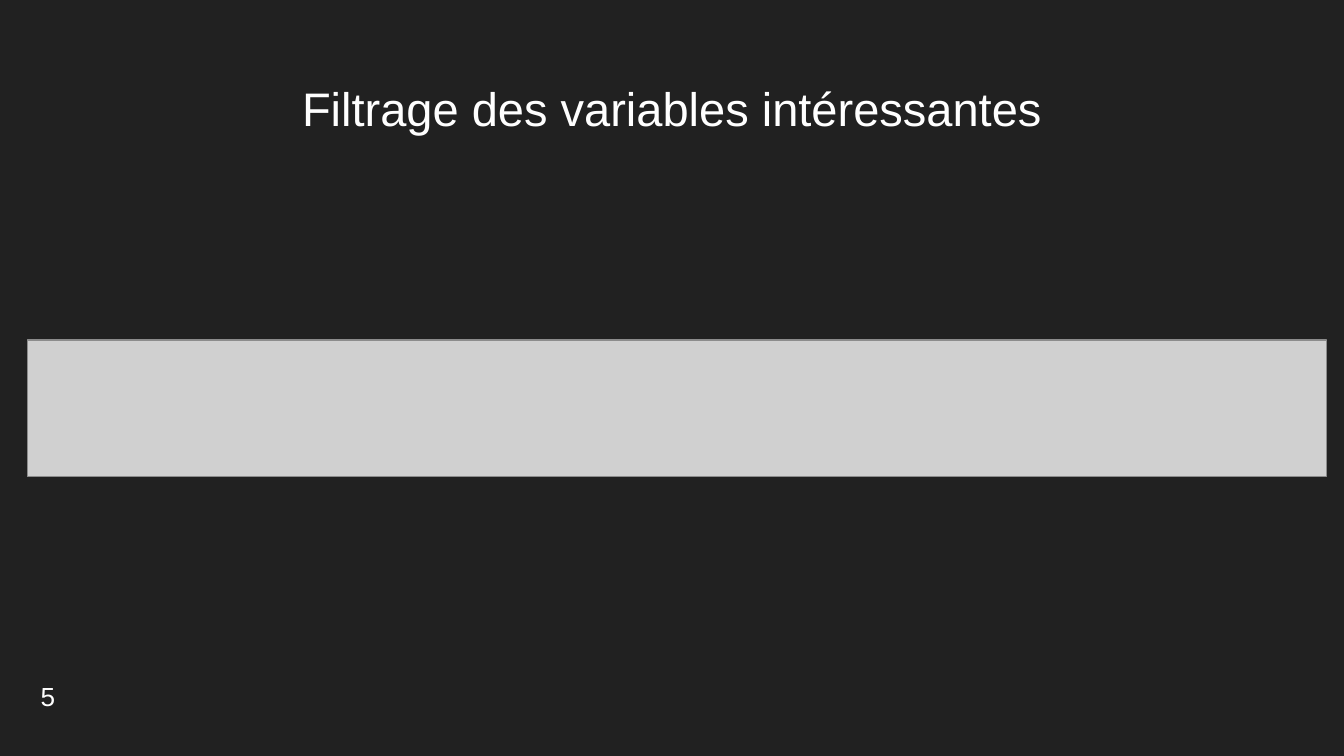
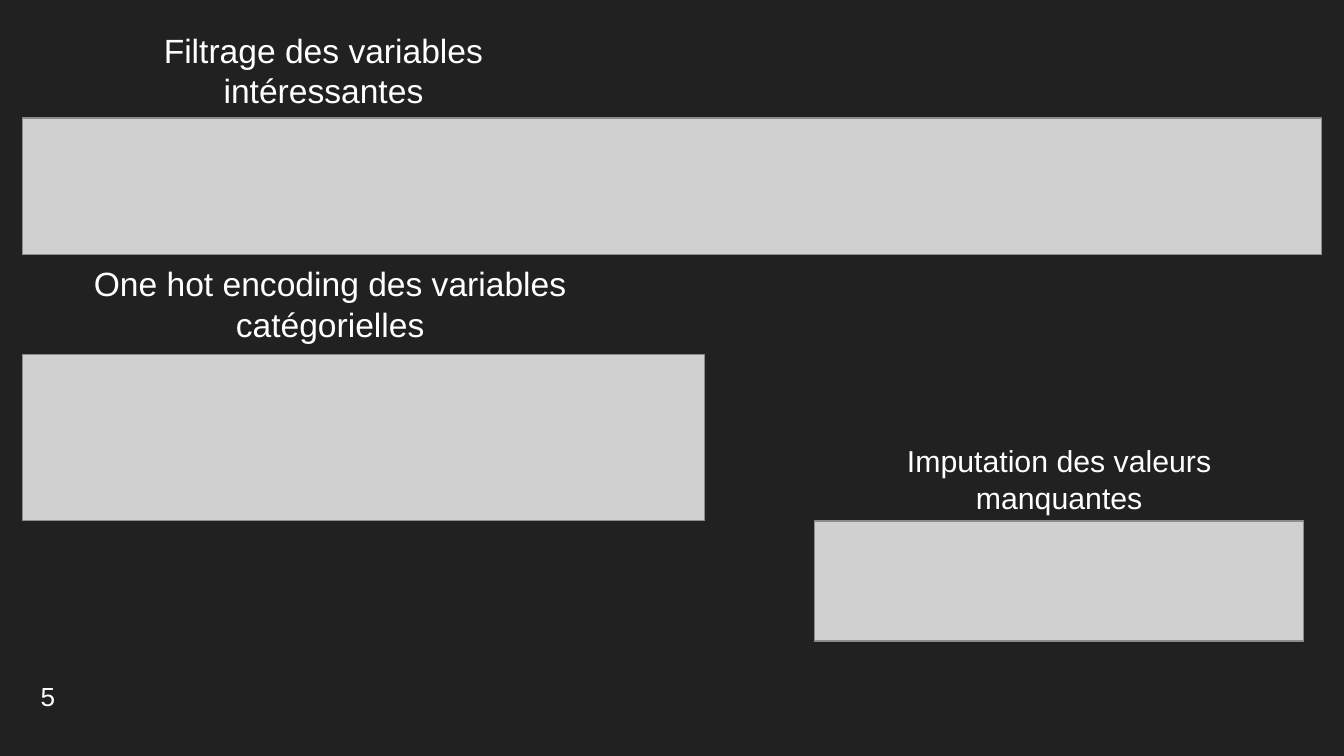
Before and after one commit to ThomasMeb/Anticiper_besoins_des_batiments, a slide deck: slide 6 of Projet_3_Thomas_Mebarki/Mebarki_Thomas_4_presentation_022023.pptx (slide 5 before the commit). Drawn at 1344x756 pixels with LibreOffice and Linux fonts; fonts in the diff are those of the drawing; grey boxes stand for pictures. Boxes give left, top, right and bottom in pixels: in the first picture for what was removed or moved away, otherwise in the second. Text is boxed around its words. In the diff, an @@ line names an element or a change of style, - is before the commit and + after.

```diff
--- a/Projet_3_Thomas_Mebarki/Mebarki_Thomas_4_presentation_022023.pptx
+++ b/Projet_3_Thomas_Mebarki/Mebarki_Thomas_4_presentation_022023.pptx
@@ title "Filtrage des variables intéressantes": place and size @@
-title "Filtrage des variables intéressantes" at [302,91,1042,135]
+title "Filtrage des variables intéressantes" at [164,38,483,104]
@@ title "Filtrage des variables intéressantes" at [164,38,483,104]: size 25.2 to 18 pt @@
@@ picture: place and size @@
-picture at [27,340,1327,477]
+picture at [23,118,1322,255]
@@ title added at [94,271,566,343], 18 pt, text #FFFFFF @@
+One hot encoding des variables catégorielles
@@ picture added at [23,355,706,521] @@
@@ title added at [907,450,1212,515], 16.2 pt, text #FFFFFF @@
+Imputation des valeurs manquantes
@@ picture added at [814,521,1304,641] @@
```
Also in this commit, not shown: 16 other slides changed, 7 slides added, 16 slides removed, 8 other files.
